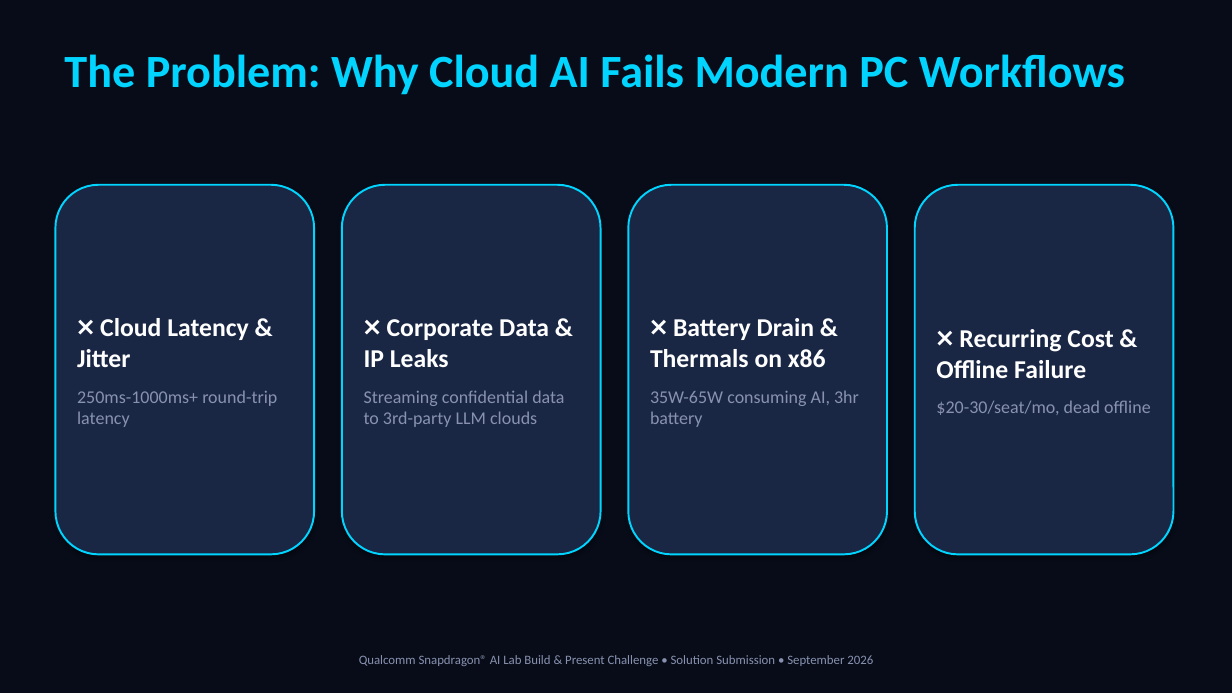
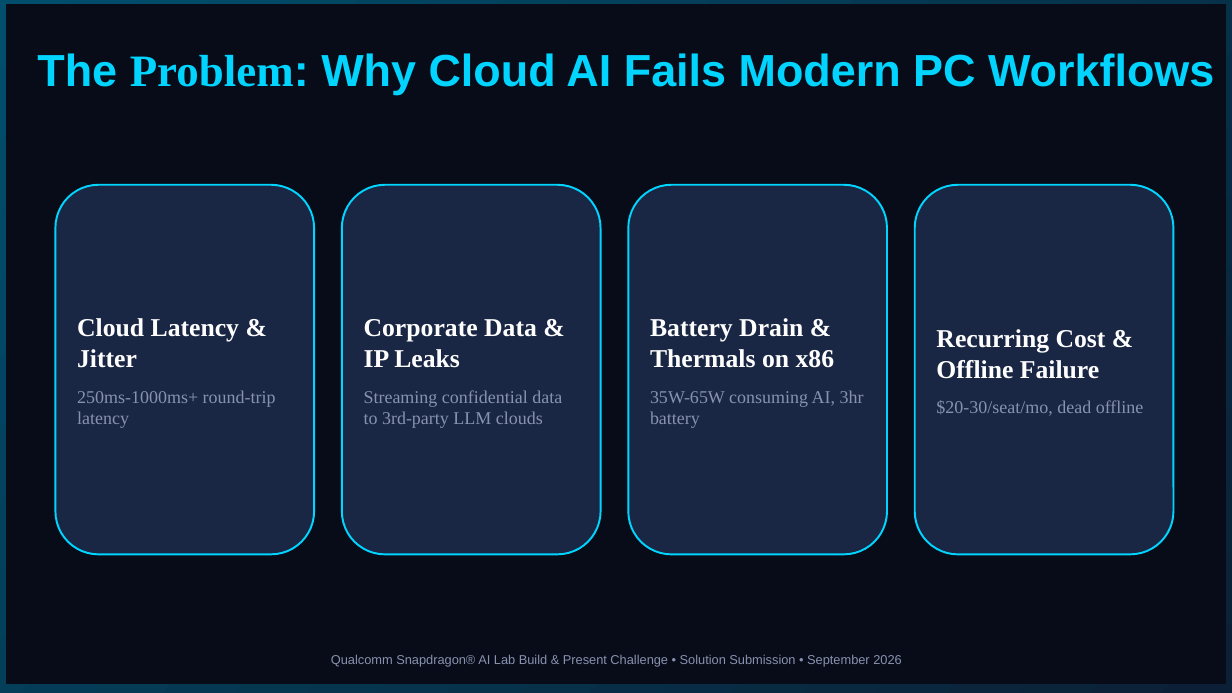
Before and after one commit to AnuragKannojiya/OmniSnap-AI, a slide deck: slide 2 of OmniSnap_AI_Pitch_Deck.pptx. Drawn at 1232x693 pixels with LibreOffice and Linux fonts; fonts in the diff are those of the drawing. Boxes give left, top, right and bottom in pixels: in the first picture for what was removed or moved away, otherwise in the second. Text is boxed around its words. In the diff, an @@ line names an element or a change of style, - is before the commit and + after.

```diff
--- a/OmniSnap_AI_Pitch_Deck.pptx
+++ b/OmniSnap_AI_Pitch_Deck.pptx
@@ background #FFFFFF to gradient #004E6C to #0C2036 @@
@@ rectangle: place and size @@
-rectangle at (0, 0, 1232, 693)
+rectangle at (6, 5, 1226, 684)
@@ rectangle at (6, 5, 1226, 684): outline #080C18 0.75 pt to #080C18 0.5 pt; shadow off @@
@@ text "The Problem: Why Cloud AI ...": place and size @@
-text "The Problem: Why Cloud AI ..." at (64, 54, 1125, 95)
+text "The Problem: Why Cloud AI ..." at (37, 53, 1214, 95)
@@ text "The Problem: Why Cloud AI ..." at (37, 53, 1214, 95): size 36 to 35 pt; font Calibri to Arial in "The Problem: Why Cloud AI Fails Modern ..."; font Calibri to Times New Roman in "Problem:" @@
@@ shadow off; proportions changed in 4 elements at (55, 185, 314, 555), (342, 185, 601, 555), (628, 185, 887, 555), (915, 185, 1174, 555) @@
@@ text in rounded rectangle at (77, 318, 239, 368): text changed; font Calibri to Times New Roman @@
-❌ Cloud Latency & Jitter
+Cloud Latency & Jitter
@@ text in rounded rectangle at (364, 319, 537, 368): text changed; font Calibri to Times New Roman @@
-❌ Corporate Data & IP Leaks
+Corporate Data & IP Leaks
@@ text in rounded rectangle at (650, 318, 835, 368): text changed; font Calibri to Times New Roman @@
-❌ Battery Drain & Thermals on x86
+Battery Drain & Thermals on x86
@@ text in rounded rectangle at (936, 329, 1106, 379): text changed; font Calibri to Times New Roman @@
-❌ Recurring Cost & Offline Failure
+Recurring Cost & Offline Failure
@@ text in rounded rectangle at (77, 390, 276, 428): font Calibri to Times New Roman in "250ms-1000ms+ round-trip latency" @@
@@ text in rounded rectangle at (364, 390, 562, 428): font Calibri to Times New Roman in "Streaming confidential data to 3rd-party LLM clouds" @@
@@ text in rounded rectangle at (650, 390, 864, 428): font Calibri to Times New Roman in "35W-65W consuming AI, 3hr battery" @@
@@ text in rounded rectangle at (936, 400, 1144, 416): font Calibri to Times New Roman in "$20-30/seat/mo, dead offline" @@
@@ text "Qualcomm Snapdragon® AI Lab Build ...": place and size @@
-text "Qualcomm Snapdragon® AI Lab Build ..." at (359, 655, 873, 666)
+text "Qualcomm Snapdragon® AI Lab Build ..." at (331, 654, 902, 667)
@@ text "Qualcomm Snapdragon® AI Lab Build ..." at (331, 654, 902, 667): font Calibri to Arial @@
```
Also in this commit, not shown: 9 other slides changed, 1 other file.
